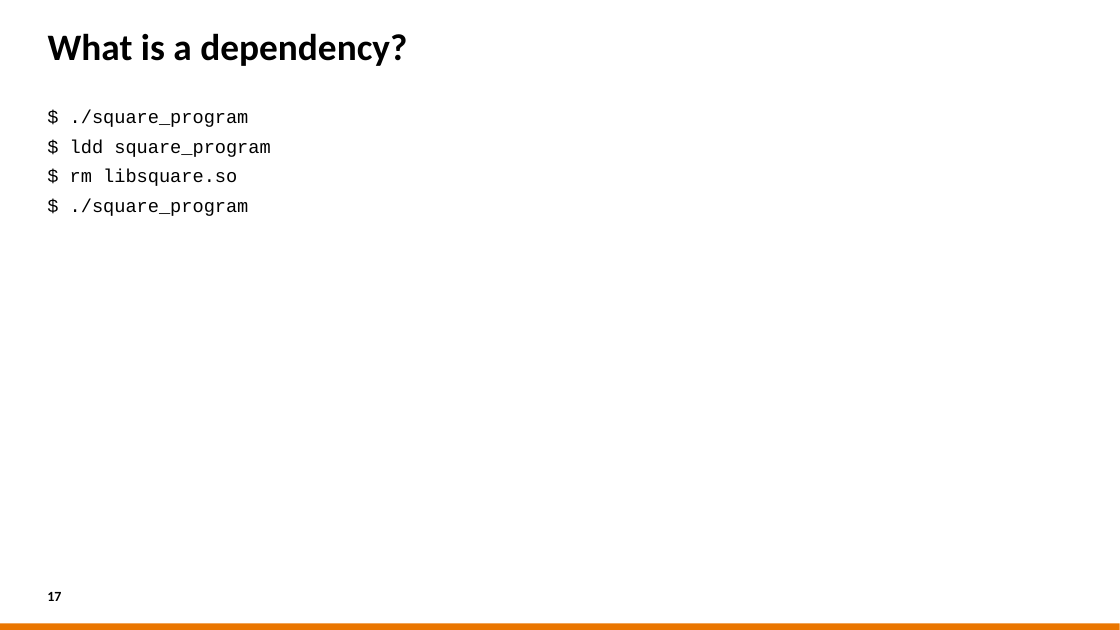
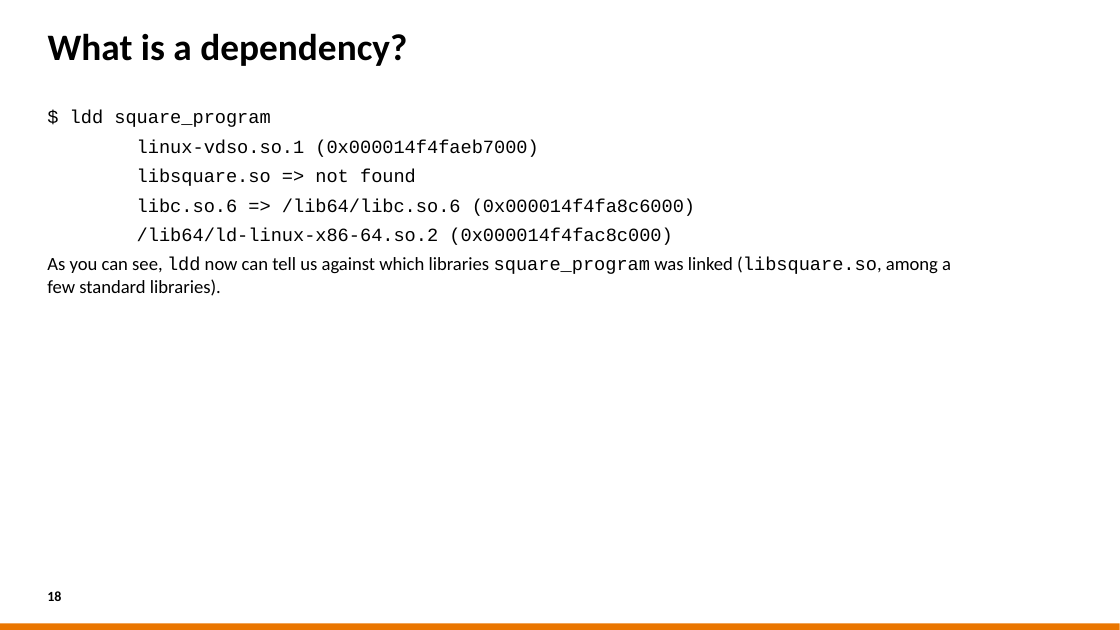
Before and after one commit to sara-nl/MLonHPC_May2023, a slide deck: slide 18 of Software_installations_on_HPC_systems.pptx (slide 17 before the commit). Drawn at 1120x630 pixels with LibreOffice and Linux fonts; fonts in the diff are those of the drawing; background and template pictures are left out. Boxes give left, top, right and bottom in pixels: in the first picture for what was removed or moved away, otherwise in the second. Text is boxed around its words. In the diff, an @@ line names an element or a change of style, - is before the commit and + after.

Commit message:
Updated names in the program, some final changes on software install slides

```diff
--- a/Software_installations_on_HPC_systems.pptx
+++ b/Software_installations_on_HPC_systems.pptx
@@ text at <box>70,110,249,127</box>: paragraph removed @@
-$ ./square_program
@@ text at <box>47,140,951,296</box>: text changed @@
-$ rm libsquare.so
-$ ./square_program
+linux-vdso.so.1 (0x000014f4faeb7000)
+libsquare.so => not found
+libc.so.6 => /lib64/libc.so.6 (0x000014f4fa8c6000)
+/lib64/ld-linux-x86-64.so.2 (0x000014f4fac8c000)
+As you can see, ldd now can tell us against which libraries square_program was linked (libsquare.so, among a few standard libraries).
@@ page number at <box>47,591,61,601</box>: text changed @@
-17
+18
```
Also in this commit, not shown: 5 other slides changed, 2 slides added, 1 other file.
